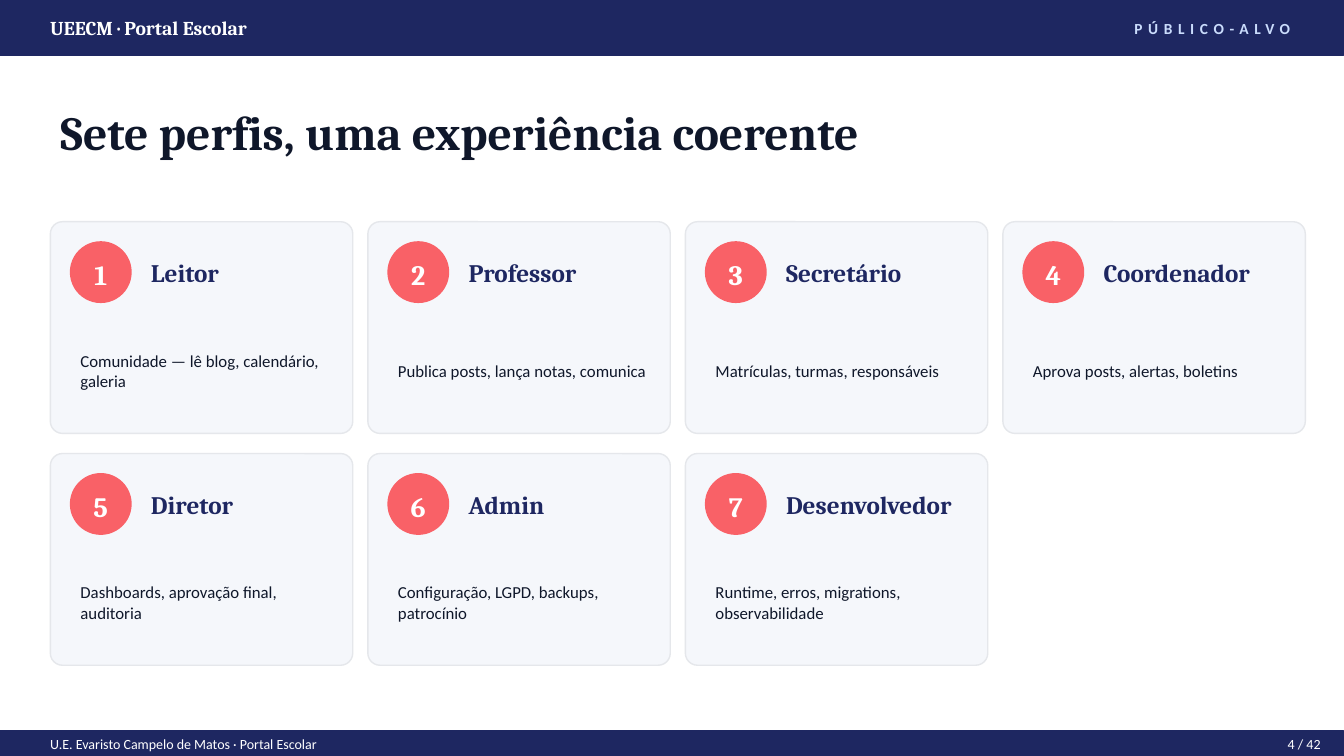
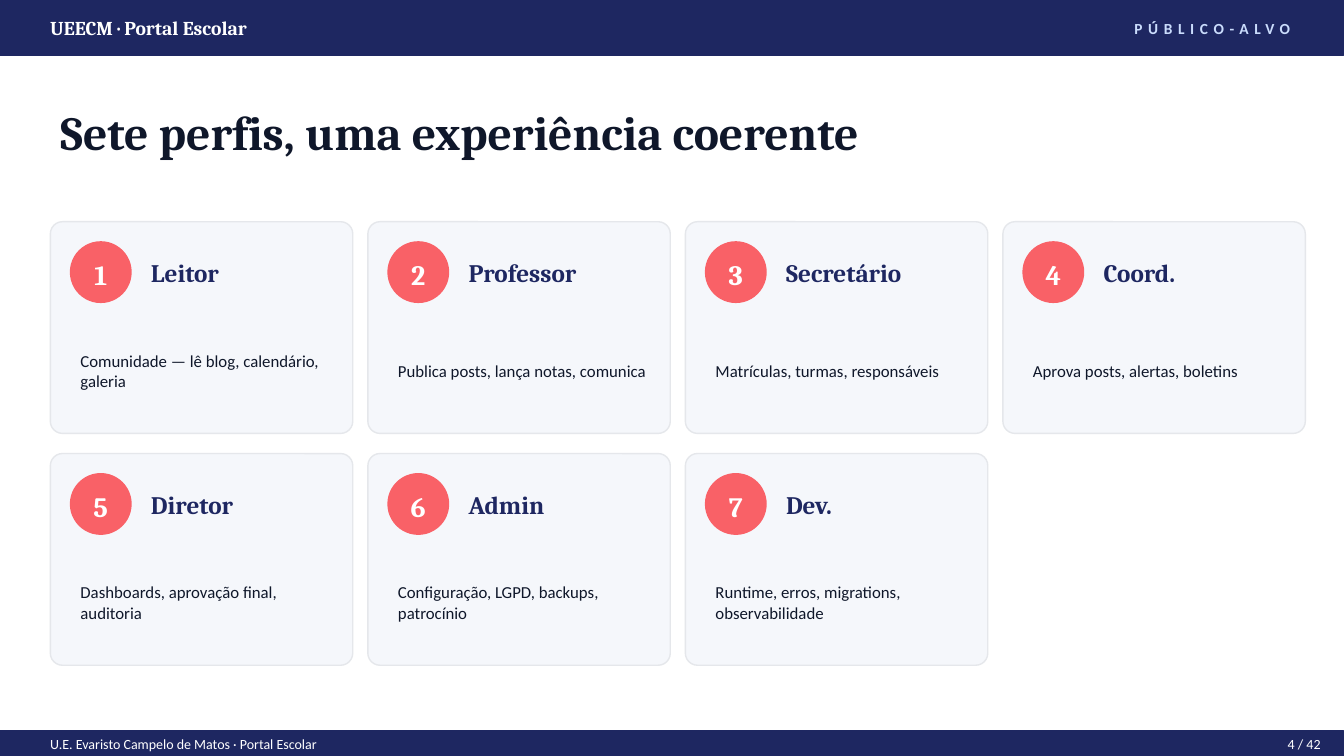
Before and after one commit to coord-gest/ueecm-edicao, a slide deck: slide 4 of docs/relatorios/Apresentacao_Sistema_UEECM_v2.pptx. Drawn at 1344x756 pixels with LibreOffice and Linux fonts; fonts in the diff are those of the drawing. Boxes give left, top, right and bottom in pixels: in the first picture for what was removed or moved away, otherwise in the second. Text is boxed around its words. In the diff, an @@ line names an element or a change of style, - is before the commit and + after.

```diff
--- a/docs/relatorios/Apresentacao_Sistema_UEECM_v2.pptx
+++ b/docs/relatorios/Apresentacao_Sistema_UEECM_v2.pptx
@@ text at (1104, 264, 1176, 283): text changed @@
-Coordenador
+Coord.
@@ text at (786, 497, 832, 514): text changed @@
-Desenvolvedor
+Dev.
```
Also in this commit, not shown: 2 other slides changed.
